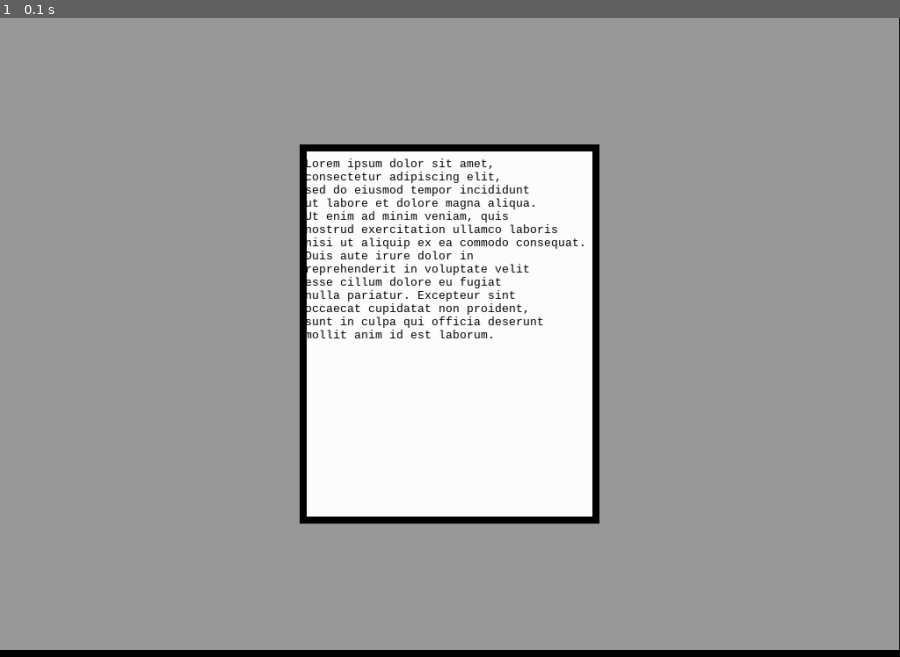
Above: before the commit, frame 1.
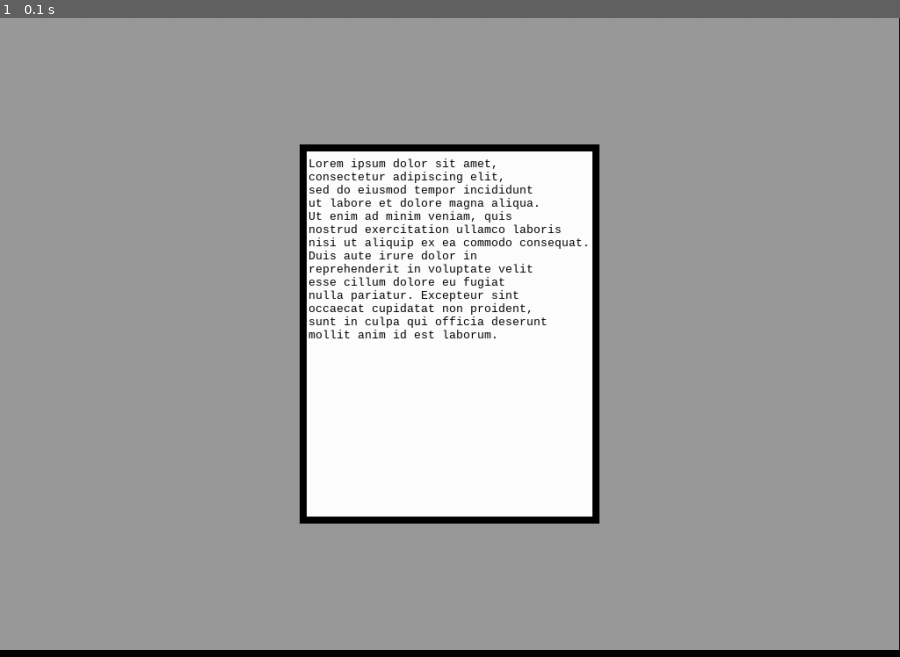
Above: after the commit, the same moment.

Repository: EricsonWillians/PyGameWidgets
Game: pygame game, started from examples/long_text_label.py
Two runs of this game, one before a commit and one after it. Both use one fixed random seed, a clock stepped at 60 frames per second and the inputs below.
Inputs:
- Up to frame 1 (0.1 s): no input

The runs differ from the first frame. In frame 1, 2.6% of the frame differs, in the area x 34-66%, y 21-51%.

Commit message:
Updating comments and details for publication of example.

Diff:
--- a/examples/long_text_label.py
+++ b/examples/long_text_label.py
@@ -36,9 +36,10 @@
             sunt in culpa qui officia deserunt
             mollit anim id est laborum.""", 13, core.BLACK)
     )
-    text.set_color(core.WHITE)
+    text.set_color(core.WHITE) # This is the color of the widget, not to be confused with the color of its text.
     text.set_span((0, 5))
     text.set_border(core.BLACK, 8)
+    text.set_margin(10) # Altering the margin because of the border.
 
     def redraw():
         pygame.display.flip()
Not shown, changed: README.md
